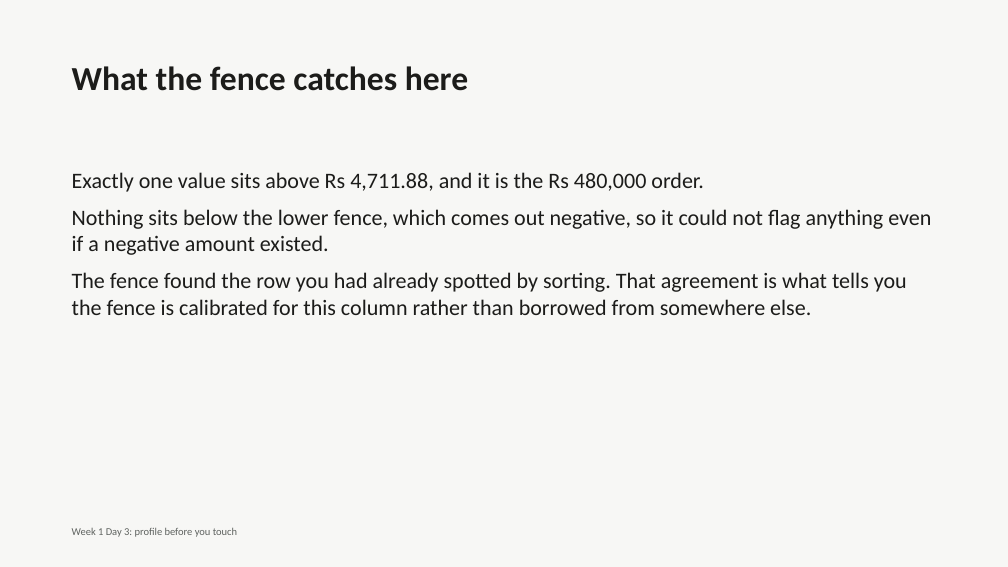
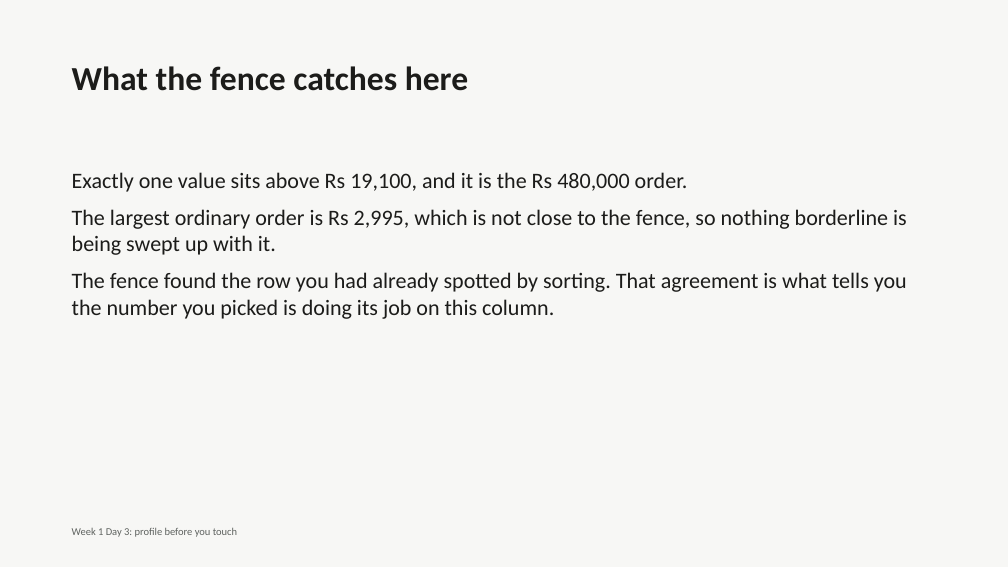
Before and after one commit to fde-academy-lab/c2-content-factory, a slide deck: slide 54 of content/W01/D3/C2_W01_D03_deck_STUDENT.pptx. Drawn at 1008x567 pixels with LibreOffice and Linux fonts; fonts in the diff are those of the drawing. Boxes give left, top, right and bottom in pixels: in the first picture for what was removed or moved away, otherwise in the second. Text is boxed around its words. In the diff, an @@ line names an element or a change of style, - is before the commit and + after.

```diff
--- a/content/W01/D3/C2_W01_D03_deck_STUDENT.pptx
+++ b/content/W01/D3/C2_W01_D03_deck_STUDENT.pptx
@@ text at [72,172,907,319]: text changed @@
-Exactly one value sits above Rs 4,711.88, and it is the Rs 480,000 order.
-Nothing sits below the lower fence, which comes out negative, so it could not flag anything even if a negative amount existed.
-The fence found the row you had already spotted by sorting. That agreement is what tells you the fence is calibrated for this column rather than borrowed from somewhere else.
+Exactly one value sits above Rs 19,100, and it is the Rs 480,000 order.
+The largest ordinary order is Rs 2,995, which is not close to the fence, so nothing borderline is being swept up with it.
+The fence found the row you had already spotted by sorting. That agreement is what tells you the number you picked is doing its job on this column.
```
Also in this commit, not shown: 2 other slides changed, 1 other file.
